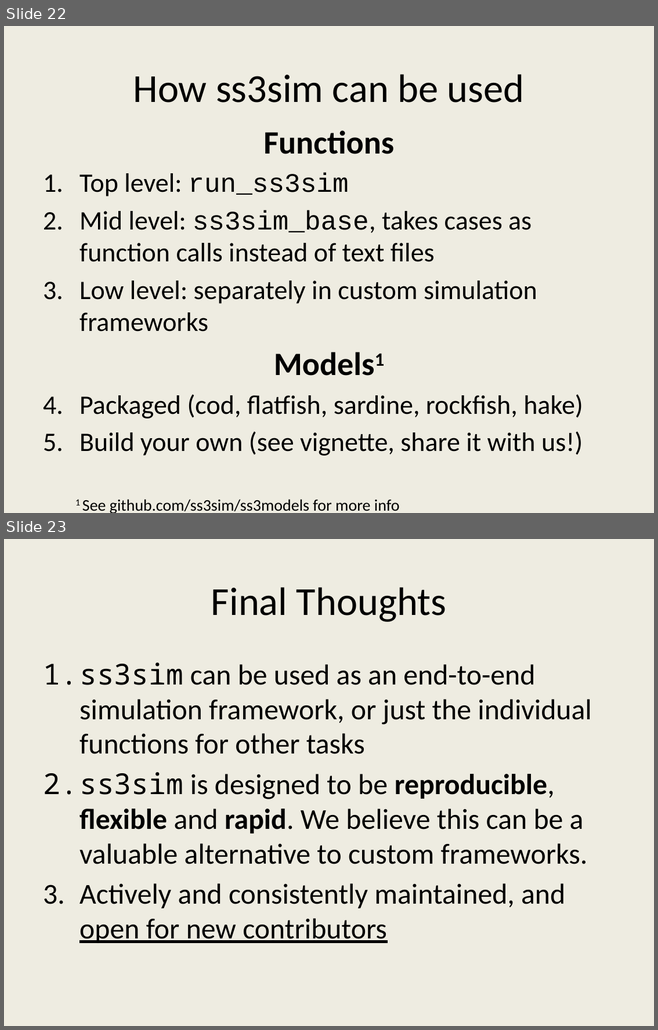
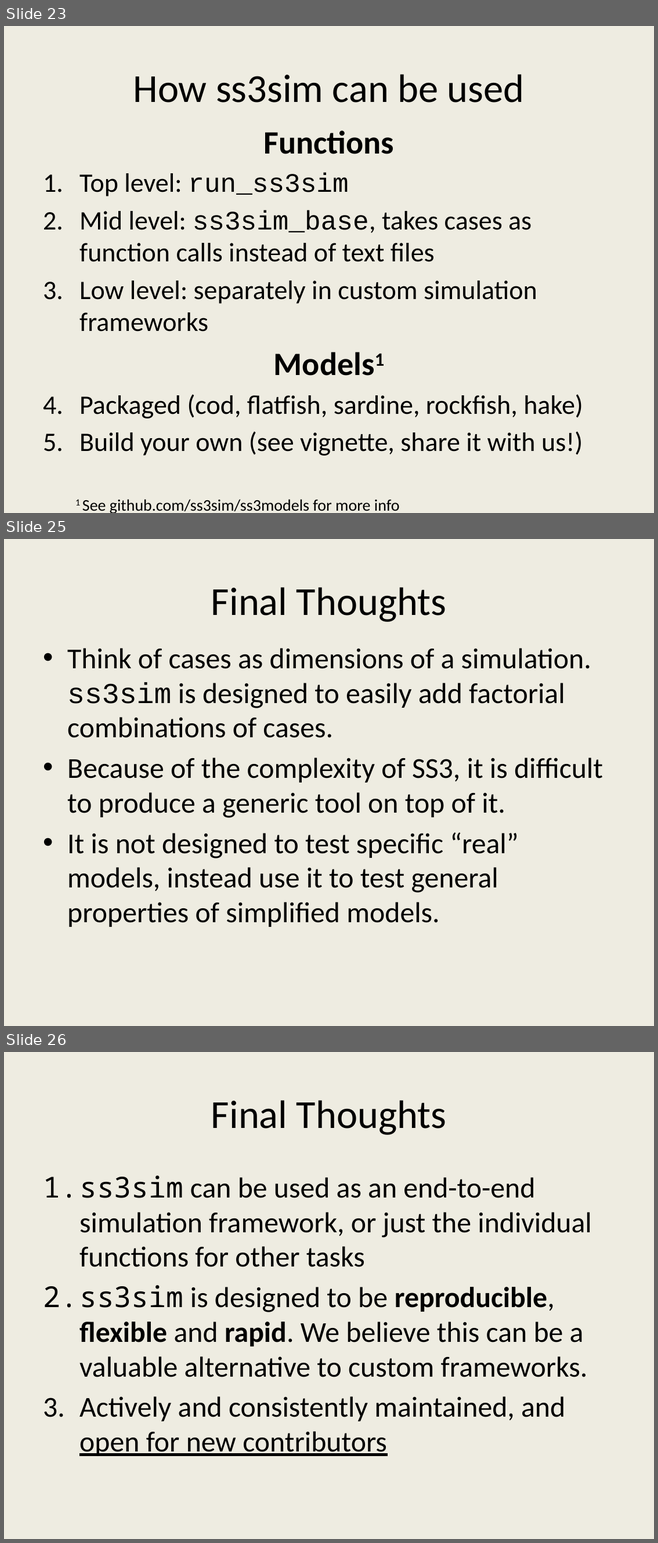
Before and after one commit to ss3sim/workshop, a slide deck: ss3sim_workshop.pptx. Shown one above the other, each under a label of ours: slides 22 and 23 before the commit, slides 23, 25 and 26 after it; the slides between them are not shown. The pictures are 658x1030 and 658x1543 pixels, drawn with LibreOffice and Linux fonts; fonts in the diff are those of the drawing. Boxes give left, top, right and bottom in pixels: in the first picture for what was removed or moved away, otherwise in the second. Text is boxed around its words. In the diff, an @@ line names an element or a change of style, - is before the commit and + after.

```diff
--- a/ss3sim_workshop.pptx
+++ b/ss3sim_workshop.pptx
@@ slide 25 added at <box>4,539,654,1026</box>, background #EEECE1 @@
@@ title added at <box>211,587,446,622</box>, 44 pt, text #000000 @@
+Final Thoughts
@@ text added at <box>67,648,603,927</box>, 32 pt, text #000000 @@
+• Think of cases as dimensions of a simulation. ss3sim is designed to easily add factorial combinations of cases.
+• Because of the complexity of SS3, it is difficult to produce a generic tool on top of it.
+• It is not designed to test specific “real” models, instead use it to test general properties of simplified models.
@@ what was slide 22 is now slide 23 @@
@@ what was slide 23 is now slide 26 @@
```
Also in this commit, not shown: 4 slides changed, 2 other slides added, 1 other file.
